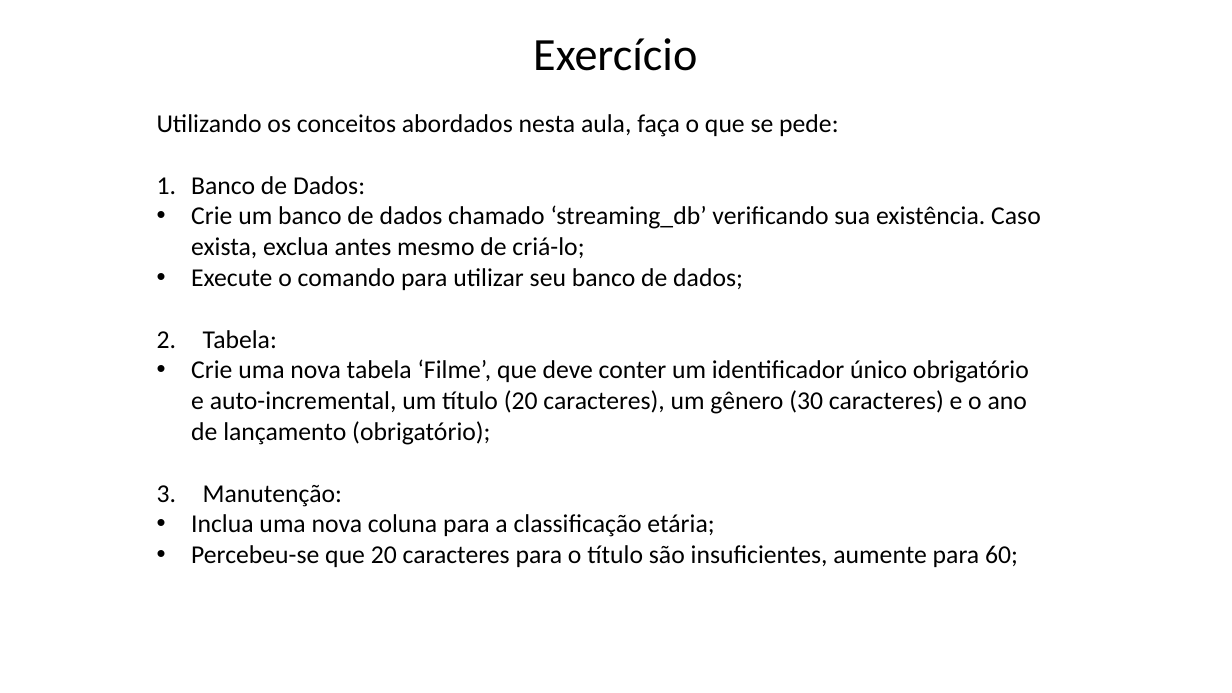
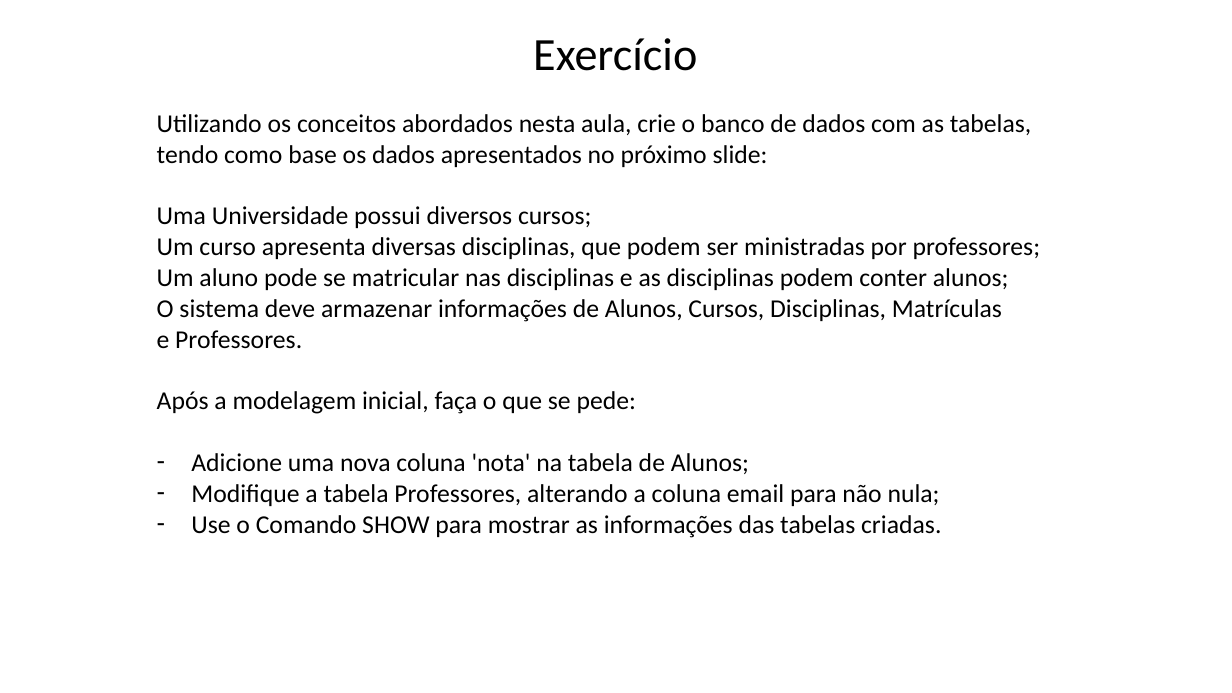
Before and after one commit to Felipe-Tagawa/C07-Monitoria, a slide deck: slide 14 of Aula 05/ComandosDDL.pptx. Drawn at 1232x693 pixels with LibreOffice and Linux fonts; fonts in the diff are those of the drawing; background and template pictures are left out. Boxes give left, top, right and bottom in pixels: in the first picture for what was removed or moved away, otherwise in the second. Text is boxed around its words. In the diff, an @@ line names an element or a change of style, - is before the commit and + after.

```diff
--- a/Aula 05/ComandosDDL.pptx
+++ b/Aula 05/ComandosDDL.pptx
@@ text at bbox=[157, 114, 1041, 538]: text changed @@
-Utilizando os conceitos abordados nesta aula, faça o que se pede:
-1. Banco de Dados:
-• Crie um banco de dados chamado ‘streaming_db’ verificando sua existência. Caso exista, exclua antes mesmo de criá-lo;
-• Execute o comando para utilizar seu banco de dados;
-2. Tabela:
-• Crie uma nova tabela ‘Filme’, que deve conter um identificador único obrigatório e auto-incremental, um título (20 caracteres), um gênero (30 caracteres) e o ano de lançamento (obrigatório);
-3. Manutenção:
-• Inclua uma nova coluna para a classificação etária;
-• Percebeu-se que 20 caracteres para o título são insuficientes, aumente para 60;
+Utilizando os conceitos abordados nesta aula, crie o banco de dados com as tabelas, tendo como base os dados apresentados no próximo slide:
+Uma Universidade possui diversos cursos;
+Um curso apresenta diversas disciplinas, que podem ser ministradas por professores;
+Um aluno pode se matricular nas disciplinas e as disciplinas podem conter alunos;
+O sistema deve armazenar informações de Alunos, Cursos, Disciplinas, Matrículas e Professores.
+Após a modelagem inicial, faça o que se pede:
+– Adicione uma nova coluna 'nota' na tabela de Alunos;
+– Modifique a tabela Professores, alterando a coluna email para não nula;
+– Use o Comando SHOW para mostrar as informações das tabelas criadas.
```
Also in this commit, not shown: 1 other slide changed, 1 slide added, 1 slide removed, 11 other files.
